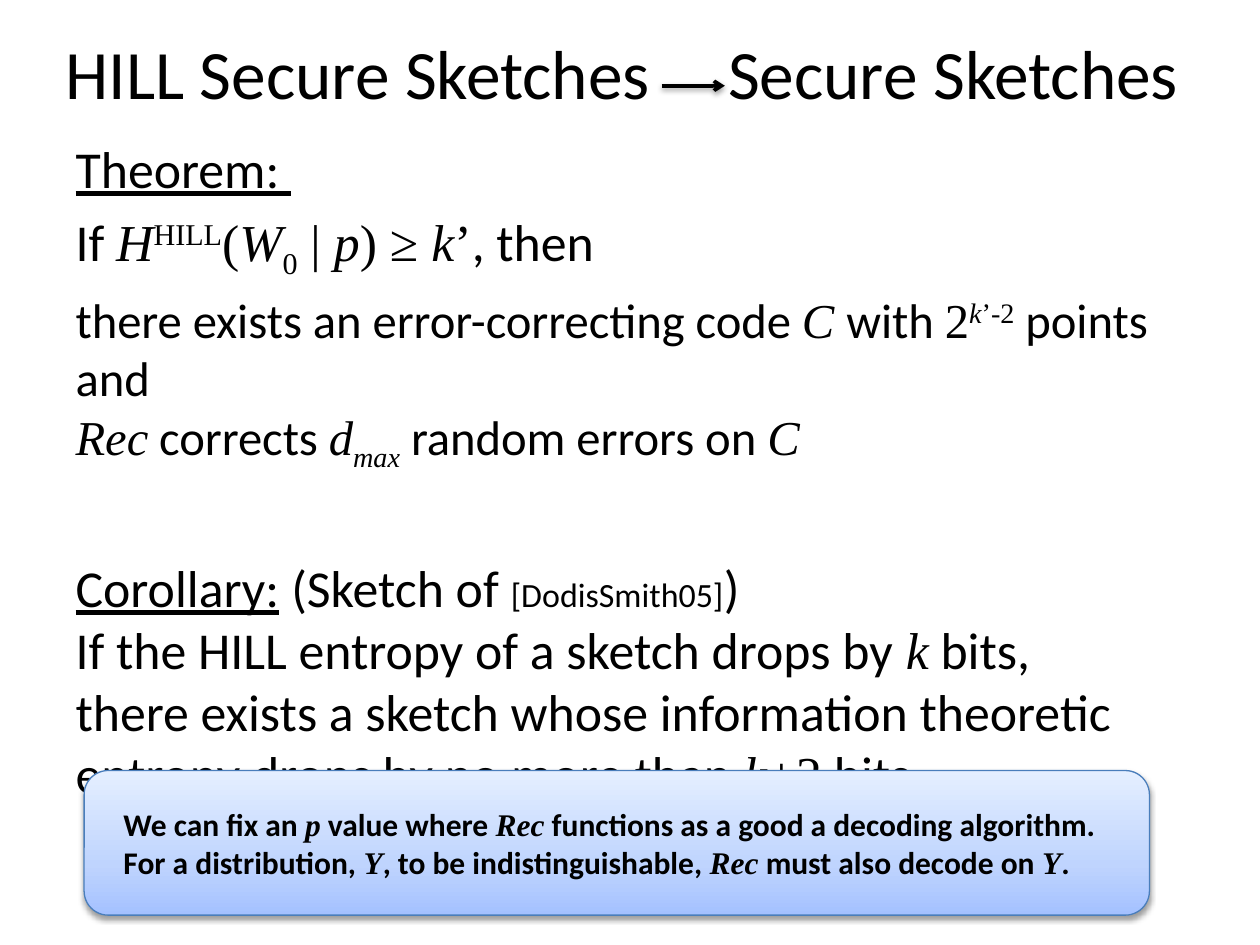
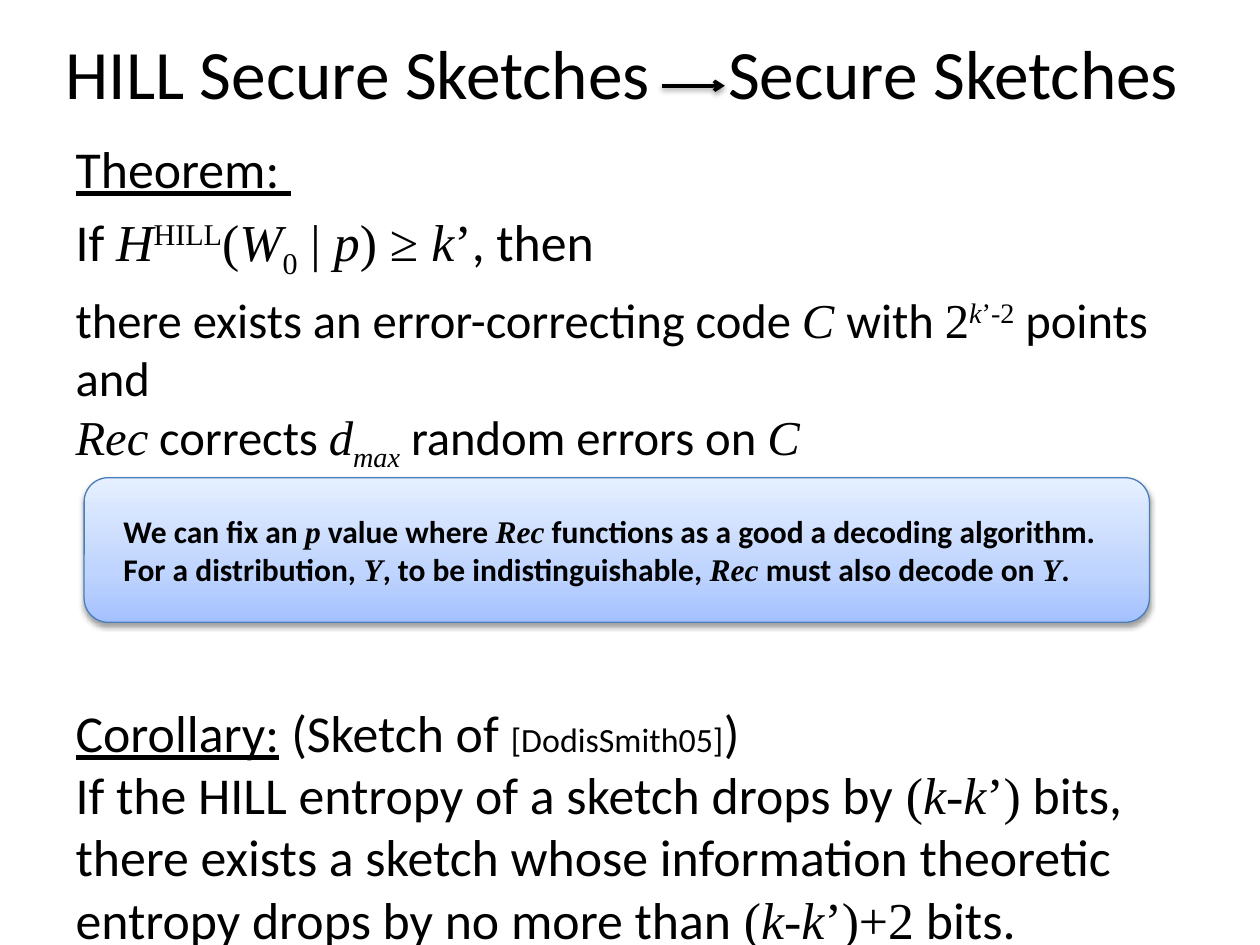
Before and after one commit to xianruimeng/comp-fuzzy-ext, a slide deck: slide 14 of ComputationalFuzzyExtractors.pptx. Drawn at 1260x945 pixels with LibreOffice and Linux fonts; fonts in the diff are those of the drawing. Boxes give left, top, right and bottom in pixels: in the first picture for what was removed or moved away, otherwise in the second. Text is boxed around its words. In the diff, an @@ line names an element or a change of style, - is before the commit and + after.

```diff
--- a/ComputationalFuzzyExtractors.pptx
+++ b/ComputationalFuzzyExtractors.pptx
@@ rounded rectangle "We can fix an p ...": place and size @@
-rounded rectangle "We can fix an p ..." at (84,771,1149,916)
+rounded rectangle "We can fix an p ..." at (84,478,1149,622)
@@ text at (76,714,1122,945): text changed @@
-Corollary: (Sketch of [DodisSmith05])
-If the HILL entropy of a sketch drops by k bits,
-there exists a sketch whose information theoretic entropy drops by no more than k+2 bits.
+Corollary: (Sketch of [DodisSmith05])
+If the HILL entropy of a sketch drops by (k-k’) bits,
+there exists a sketch whose information theoretic entropy drops by no more than (k-k’)+2 bits.
```
Also in this commit, not shown: 18 other slides changed, 1 other file.
